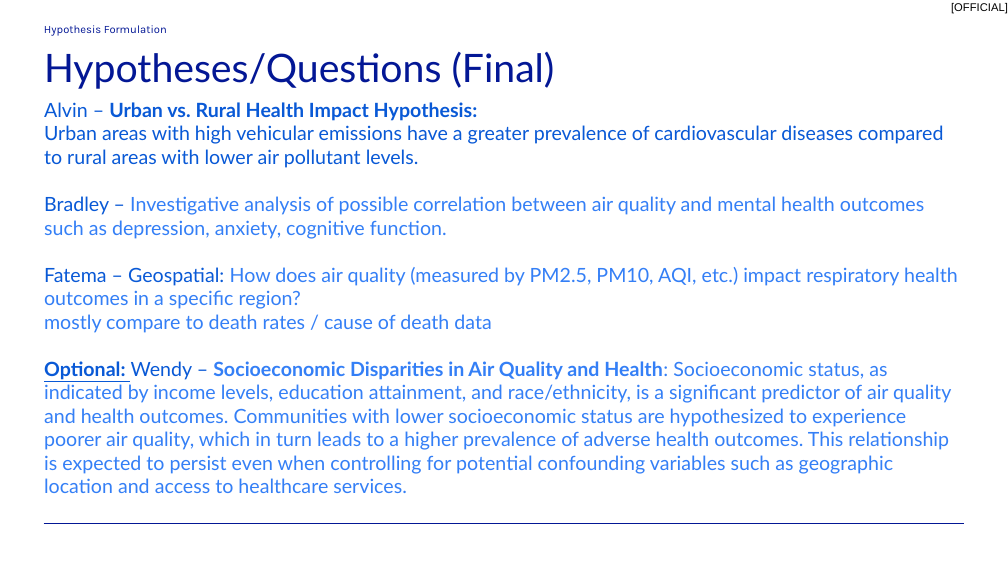
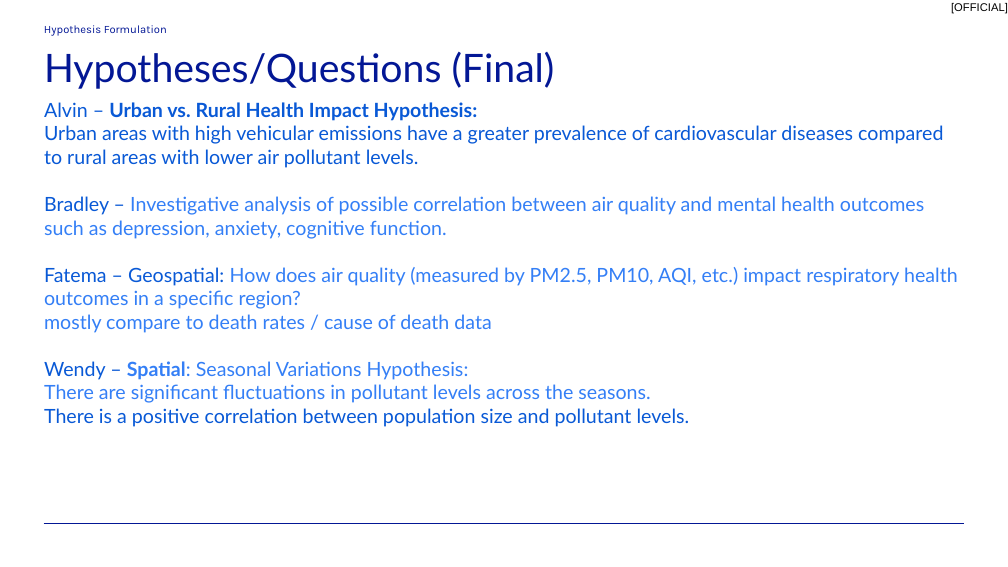
Before and after one commit to Whereiswendy/PolutionEffects-APIStudy, a slide deck: slide 1 of Project_Plan/Hypotheses.pptx. Drawn at 1008x567 pixels with LibreOffice and Linux fonts; fonts in the diff are those of the drawing. Boxes give left, top, right and bottom in pixels: in the first picture for what was removed or moved away, otherwise in the second. Text is boxed around its words. In the diff, an @@ line names an element or a change of style, - is before the commit and + after.

Commit message:
Adding all seasonal analysis files - ww

```diff
--- a/Project_Plan/Hypotheses.pptx
+++ b/Project_Plan/Hypotheses.pptx
@@ text at <box>44,361,690,427</box>: text changed @@
-Optional: Wendy – Socioeconomic Disparities in Air Quality and Health: Socioeconomic status, as indicated by income levels, education attainment, and race/ethnicity, is a significant predictor of air quality and health outcomes. Communities with lower socioeconomic status are hypothesized to experience poorer air quality, which in turn leads to a higher prevalence of adverse health outcomes. This relationship is expected to persist even when controlling for potential confounding variables such as geographic location and access to healthcare services.
+Wendy – Spatial: Seasonal Variations Hypothesis:
+There are significant fluctuations in pollutant levels across the seasons.
+There is a positive correlation between population size and pollutant levels.
```
Also in this commit, not shown: 11 other files.
